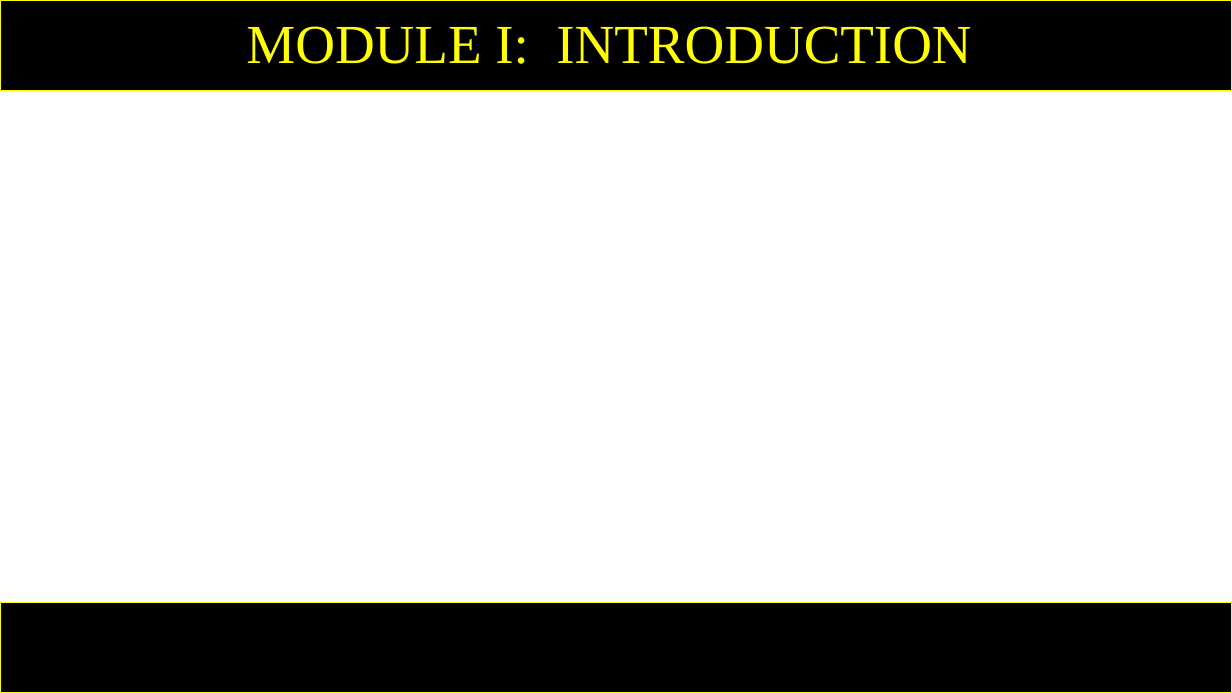
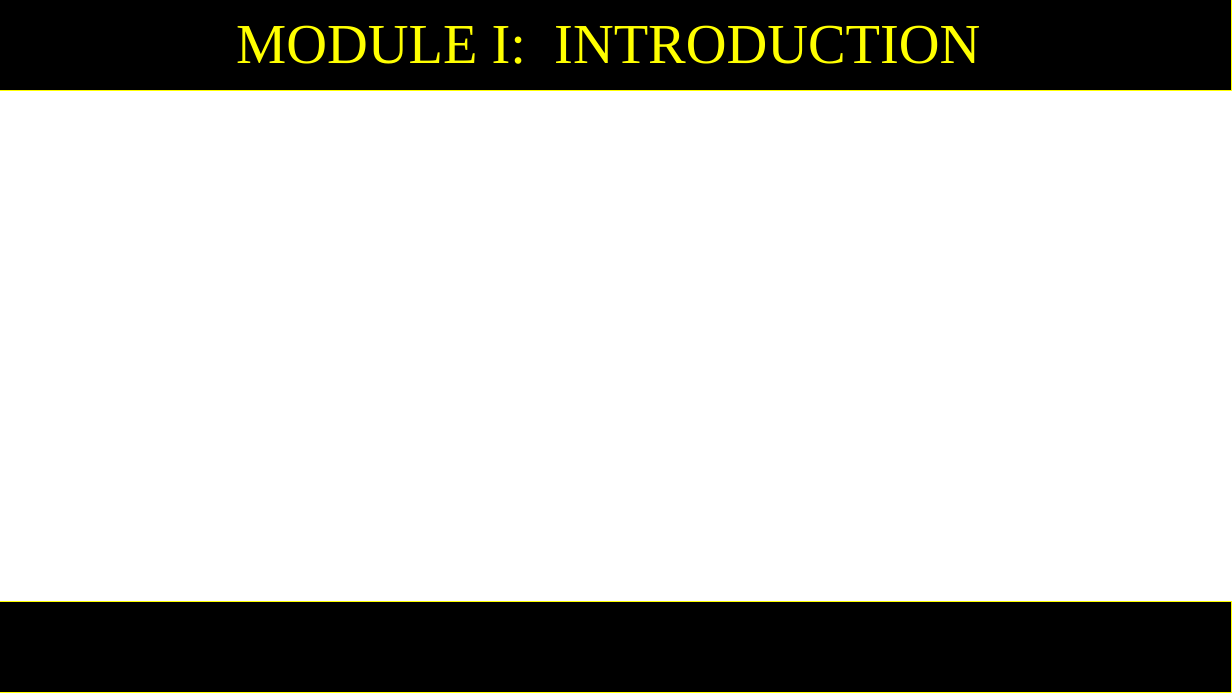
Before and after one commit to mutanganajoseph/Documents, a slide deck: slide 1 of auca/sem-2/intro-to-computer/Lesson 1.pptx. Drawn at 1232x693 pixels with LibreOffice and Linux fonts; fonts in the diff are those of the drawing; background and template pictures are left out. Boxes give left, top, right and bottom in pixels: in the first picture for what was removed or moved away, otherwise in the second. Text is boxed around its words. In the diff, an @@ line names an element or a change of style, - is before the commit and + after.

```diff
--- a/auca/sem-2/intro-to-computer/Lesson 1.pptx
+++ b/auca/sem-2/intro-to-computer/Lesson 1.pptx
@@ rectangle "MODULE I: INTRODUCTION" at (x1=0, y1=0, x2=1232, y2=91): size 42.9 to 44 pt; outline #FFFF00 0.75 pt to #FFFF00 0 pt @@
@@ rectangle at (x1=0, y1=603, x2=1232, y2=693): outline #FFFF00 0.75 pt to #FFFF00 0 pt @@
```
Also in this commit, not shown: 1 other slide changed, 3 other files.
